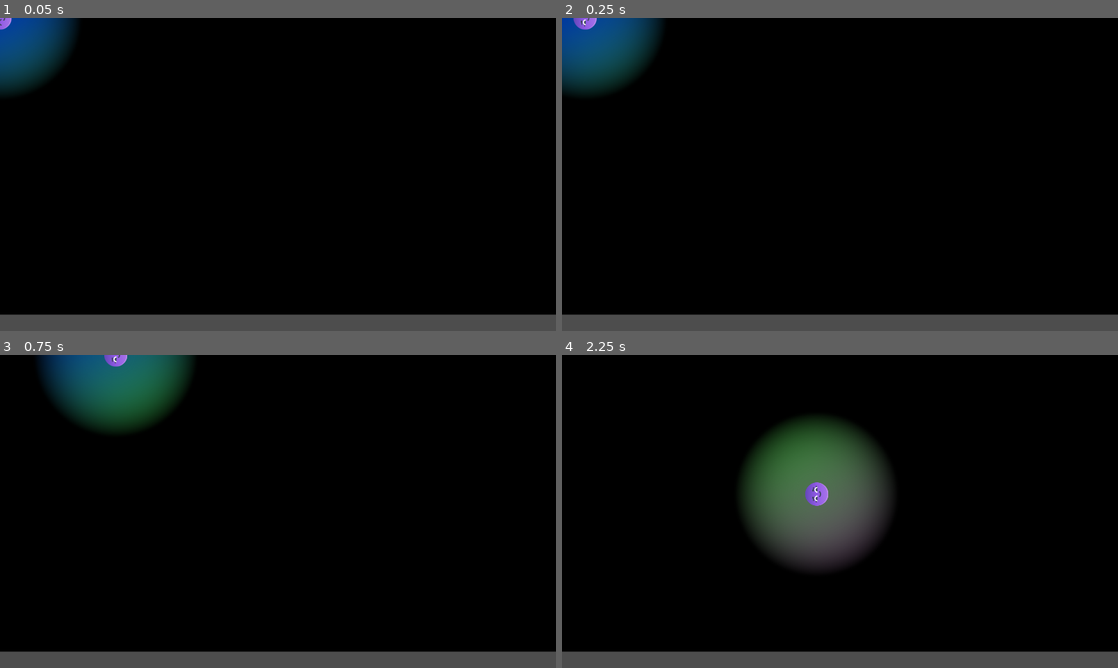
Above: before the commit, frames 1-4 (two rows, left to right).
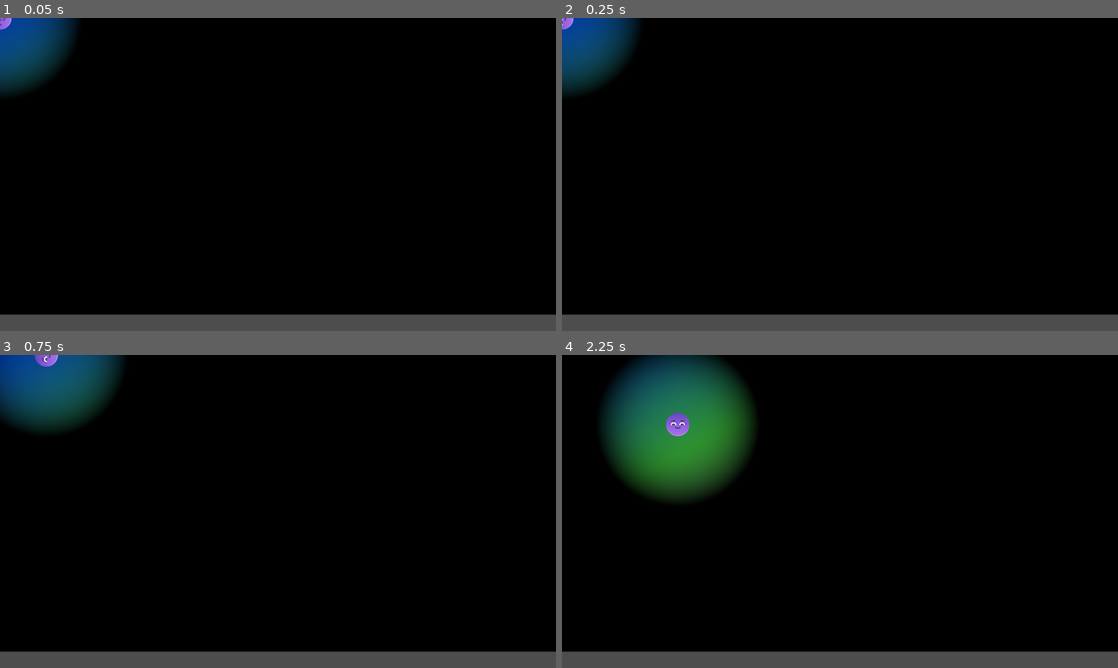
Above: after the commit, the same moments.

Repository: FeniXb3/Myopia
Game: Godot game, scene res://game.tscn
Two runs of this game, one before a commit and one after it. Both use one fixed random seed, a clock stepped at 60 frames per second and the inputs below.
Inputs:
- Up to frame 1 (0.05 s): no input
- Up to frame 2 (0.25 s): no input
- Up to frame 3 (0.75 s): hold D (move_right) from 0.53 s (still down)
- Up to frame 4 (2.25 s): release D (move_right) at 1.28 s; hold S (move_down) 1.28-2.03 s; hold D (move_right) from 2.03 s (still down)

Frame 1 is identical in both runs. In frame 2, 1.9% of the frame differs, in the area x 0-18%, y 0-24%; in frame 3, 6.6%; in frame 4, 21%, in the area x 7-60%, y 0-69%.

Commit message:
Play some sound to inform about body part

Diff:
--- a/body_part.tscn
+++ b/body_part.tscn
@@ -1,8 +1,11 @@
-[gd_scene load_steps=5 format=3 uid="uid://b0sht8mmbkkud"]
+[gd_scene load_steps=8 format=3 uid="uid://b0sht8mmbkkud"]
 
 [ext_resource type="Texture2D" uid="uid://btig8oco2in55" path="res://player/body_parts/purple_body_squircle.png" id="1_oot2d"]
 [ext_resource type="Script" path="res://player/body_part.gd" id="2_6rd8h"]
 [ext_resource type="Resource" uid="uid://c5eoj1iyq2kc1" path="res://variable_resources/delay.tres" id="3_jsnpg"]
+[ext_resource type="Resource" uid="uid://bd1fgadi66e7" path="res://variable_resources/player_position.tres" id="4_0bpou"]
+[ext_resource type="AudioStream" uid="uid://btslssa02u7bx" path="res://player/pepSound1.ogg" id="4_q1scj"]
+[ext_resource type="Resource" uid="uid://ddm51krta3qx4" path="res://variable_resources/player_direction.tres" id="5_aduhg"]
 
 [sub_resource type="RectangleShape2D" id="RectangleShape2D_oaior"]
 size = Vector2(80, 80)
@@ -11,6 +14,8 @@
 texture = ExtResource("1_oot2d")
 script = ExtResource("2_6rd8h")
 delay = ExtResource("3_jsnpg")
+player_position = ExtResource("4_0bpou")
+player_direction = ExtResource("5_aduhg")
 
 [node name="Area2D" type="Area2D" parent="."]
 unique_name_in_owner = true
@@ -19,4 +24,13 @@
 [node name="CollisionShape2D" type="CollisionShape2D" parent="Area2D"]
 shape = SubResource("RectangleShape2D_oaior")
 
+[node name="AudioStreamPlayer2D" type="AudioStreamPlayer2D" parent="."]
+stream = ExtResource("4_q1scj")
+autoplay = true
+max_distance = 300.0
+attenuation = 3.36358
+max_polyphony = 999
+panning_strength = 6.0
+bus = &"SFX"
+
 [connection signal="area_entered" from="Area2D" to="." method="_on_area_2d_area_entered"]
--- a/game.tscn
+++ b/game.tscn
@@ -38,6 +38,7 @@
 
 [node name="GameOverLayer" type="CanvasLayer" parent="."]
 unique_name_in_owner = true
+visible = false
 
 [node name="MarginContainer" type="MarginContainer" parent="GameOverLayer"]
 anchors_preset = 15
--- a/player/body_part.gd
+++ b/player/body_part.gd
@@ -1,12 +1,21 @@
 extends Sprite2D
 
 @export var delay : FloatVariable
+@export var player_position : Vector2Variable
+@export var player_direction : Vector2Variable
+
 @onready var area_2d = %Area2D
+@onready var audio_stream_player_2d = $AudioStreamPlayer2D
+
+var tone_tween : Tween
 
 # Called when the node enters the scene tree for the first time.
 func _ready():
 	var collision_enable_tween = create_tween()
 	collision_enable_tween.tween_callback(func(): area_2d.collision_mask = 2).set_delay(delay.value*5)
+	delay.value_changed.connect(_on_delay_changed)
+	play_tone()
+	setup_tone_tween()
 
 
 
@@ -18,3 +27,23 @@
 func _on_area_2d_area_entered(area):
 	SignalBus.body_collided.emit(area)
 	print("Body collided!")
+
+func setup_tone_tween() -> void:
+	if tone_tween:
+		tone_tween.kill()
+	tone_tween = create_tween().set_loops()
+	tone_tween.tween_callback(play_tone).set_delay(delay.value)
+	#pass
+
+func play_tone():
+
+	var tmp1 := (player_direction.value.orthogonal() * position)
+	var tmp2 := (player_direction.value.orthogonal() * player_position.value)
+	print("Player direction: %v x %v"  % [tmp1, tmp2])
+
+	if not tmp1.is_equal_approx(tmp2):
+		audio_stream_player_2d.play()
+
+func _on_delay_changed(value : float) -> void:
+	if is_node_ready():
+		setup_tone_tween()
--- a/player/player.gd
+++ b/player/player.gd
@@ -3,6 +3,7 @@
 @export var step : IntVariable
 @export var delay : FloatVariable
 @export var player_position : Vector2Variable
+@export var player_direction : Vector2Variable
 @export var tween_movement : BoolVariable
 @export var part_scene : PackedScene
 var current_direction := Vector2.RIGHT
@@ -66,6 +67,7 @@
 	if next_direction != current_direction and  current_direction.dot(next_direction) != -1:
 		var angle_radians := current_direction.angle_to(next_direction)
 		current_direction = next_direction
+		player_direction.value = current_direction
 		head.rotate(angle_radians)
 
 	var tmp_position = head.position;
--- a/player/player.tscn
+++ b/player/player.tscn
@@ -7,6 +7,7 @@
 [ext_resource type="Resource" uid="uid://bd1fgadi66e7" path="res://variable_resources/player_position.tres" id="4_swuib"]
 [ext_resource type="Texture2D" uid="uid://cnfy20kvhaxc7" path="res://player/body_parts/purple_body_circle.png" id="5_ob4bu"]
 [ext_resource type="Resource" uid="uid://dog2a3i5r72nr" path="res://variable_resources/tween_movement.tres" id="5_obek4"]
+[ext_resource type="Resource" uid="uid://ddm51krta3qx4" path="res://variable_resources/player_direction.tres" id="5_v8g2b"]
 [ext_resource type="Texture2D" uid="uid://dqh7fdl21valj" path="res://player/body_parts/face_c.png" id="6_g7vad"]
 [ext_resource type="Texture2D" uid="uid://co8skb0cdnfab" path="res://player/body_parts/face_l.png" id="7_0hach"]
 [ext_resource type="AudioStream" uid="uid://rninidtcdelk" path="res://collectible/powerUp4.ogg" id="7_wrwu3"]
@@ -39,6 +40,7 @@
 step = ExtResource("2_p1wwa")
 delay = ExtResource("3_0b8w2")
 player_position = ExtResource("4_swuib")
+player_direction = ExtResource("5_v8g2b")
 tween_movement = ExtResource("5_obek4")
 part_scene = ExtResource("11_knj08")
 
--- a/variable_resources/delay.tres
+++ b/variable_resources/delay.tres
@@ -4,4 +4,4 @@
 
 [resource]
 script = ExtResource("1_utl7l")
-value = 0.125
+value = 0.25
--- /dev/null
+++ b/variable_resources/player_direction.tres
@@ -0,0 +1,7 @@
+[gd_resource type="Resource" script_class="Vector2Variable" load_steps=2 format=3 uid="uid://ddm51krta3qx4"]
+
+[ext_resource type="Script" path="res://variable_resource_types/vector2_variable.gd" id="1_3oi5h"]
+
+[resource]
+script = ExtResource("1_3oi5h")
+value = Vector2(0, 0)
Not shown, added: player/pepSound1.ogg.import
Not shown: 1 places in player/player.tscn that only renumber resources
Not shown, added: player/pepSound1.ogg
